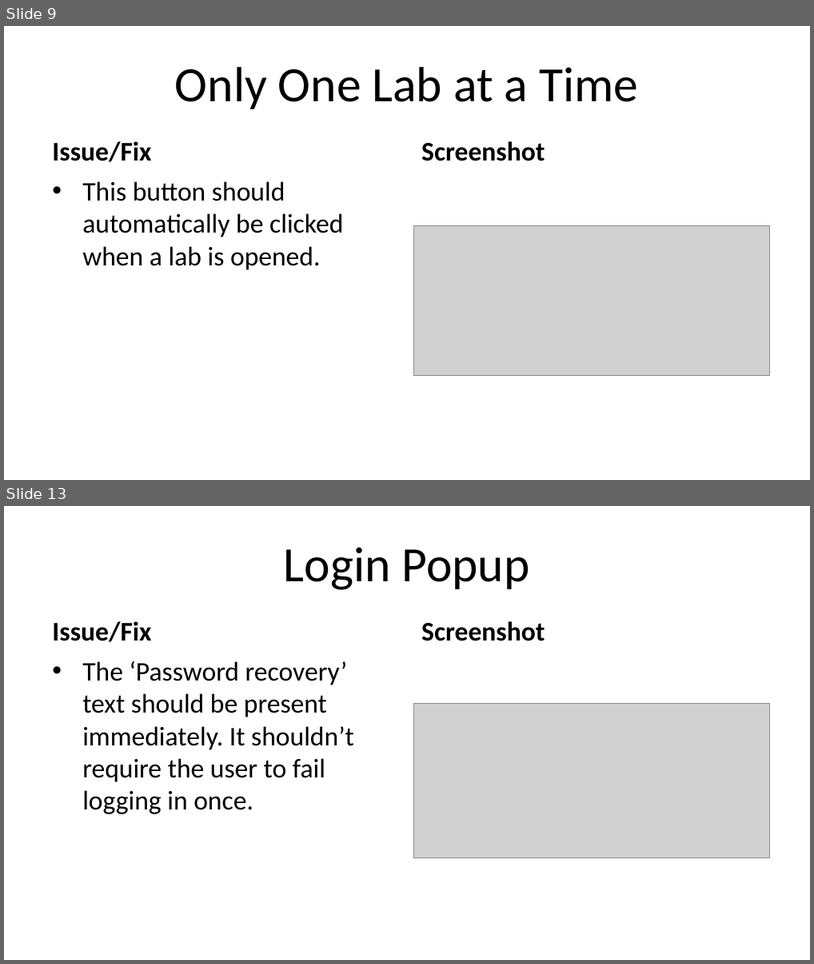
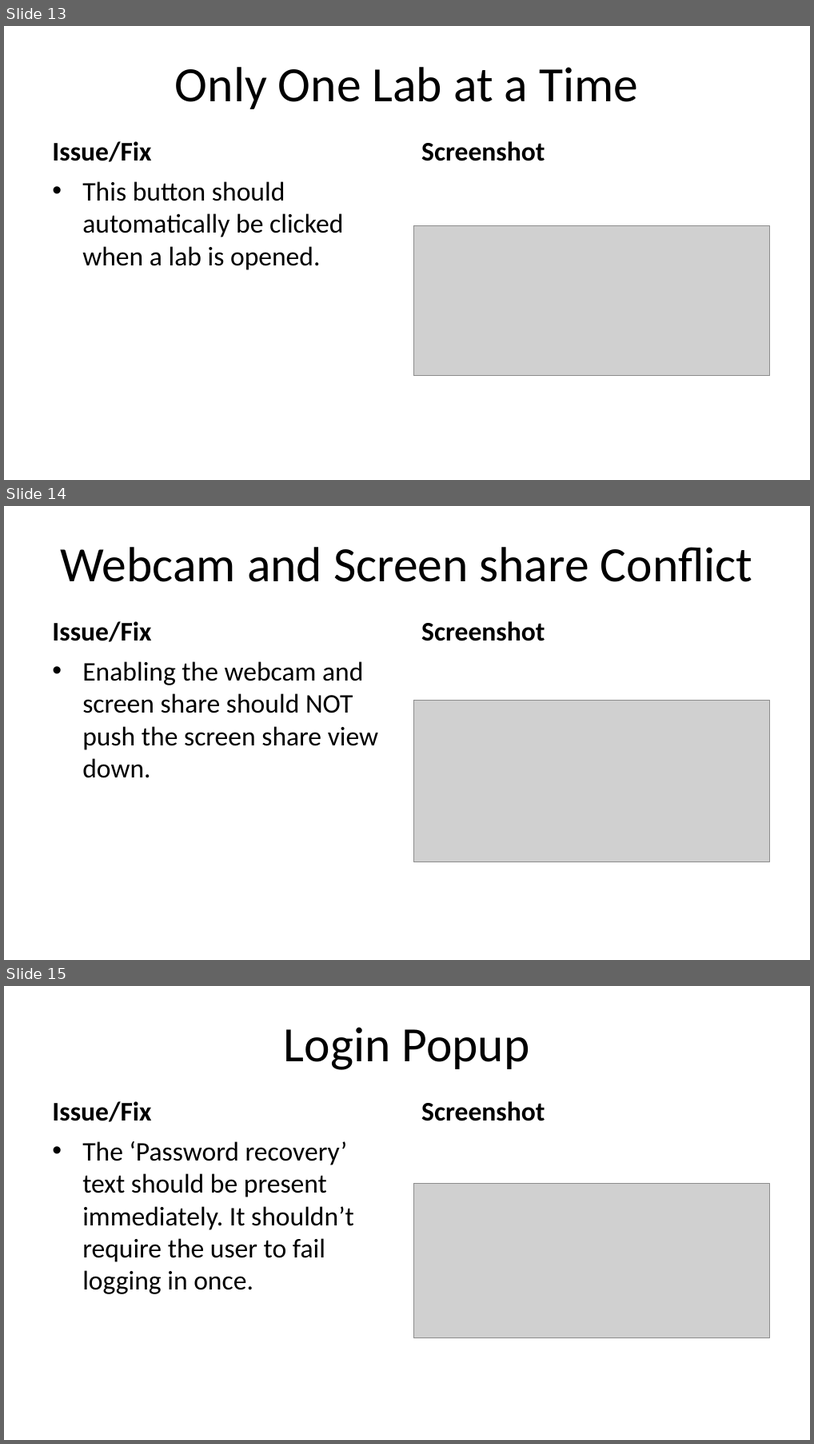
Before and after one commit to Jmackas/Proctoring_Revamp, a slide deck: remotelab/Remote Labs Suggested Changes.pptx. Shown one above the other, each under a label of ours: slides 9 and 13 before the commit, slides 13, 14 and 15 after it; the slides between them are not shown. The pictures are 814x964 and 814x1444 pixels, drawn with LibreOffice and Linux fonts; fonts in the diff are those of the drawing; grey boxes stand for pictures. Boxes give left, top, right and bottom in pixels: in the first picture for what was removed or moved away, otherwise in the second. Text is boxed around its words. In the diff, an @@ line names an element or a change of style, - is before the commit and + after.

Commit message:
more updates

```diff
--- a/remotelab/Remote Labs Suggested Changes.pptx
+++ b/remotelab/Remote Labs Suggested Changes.pptx
@@ slide 14 added at (4,506,810,960), background #FFFFFF @@
@@ title added at (60,547,754,582), 44 pt, text #000000 @@
+Webcam and Screen share Conflict
@@ text added at (52,621,151,642), 24 pt, text #000000, bold @@
+Issue/Fix
@@ text added at (422,621,545,641), 24 pt, text #000000, bold @@
+Screenshot
@@ text added at (82,661,378,778), 24 pt, text #000000 @@
+• Enabling the webcam and screen share should NOT push the screen share view down.
@@ picture added at (414,700,770,862) @@
@@ what was slide 9 is now slide 13 @@
@@ what was slide 13 is now slide 15 @@
```
Also in this commit, not shown: 1 other slide added.
